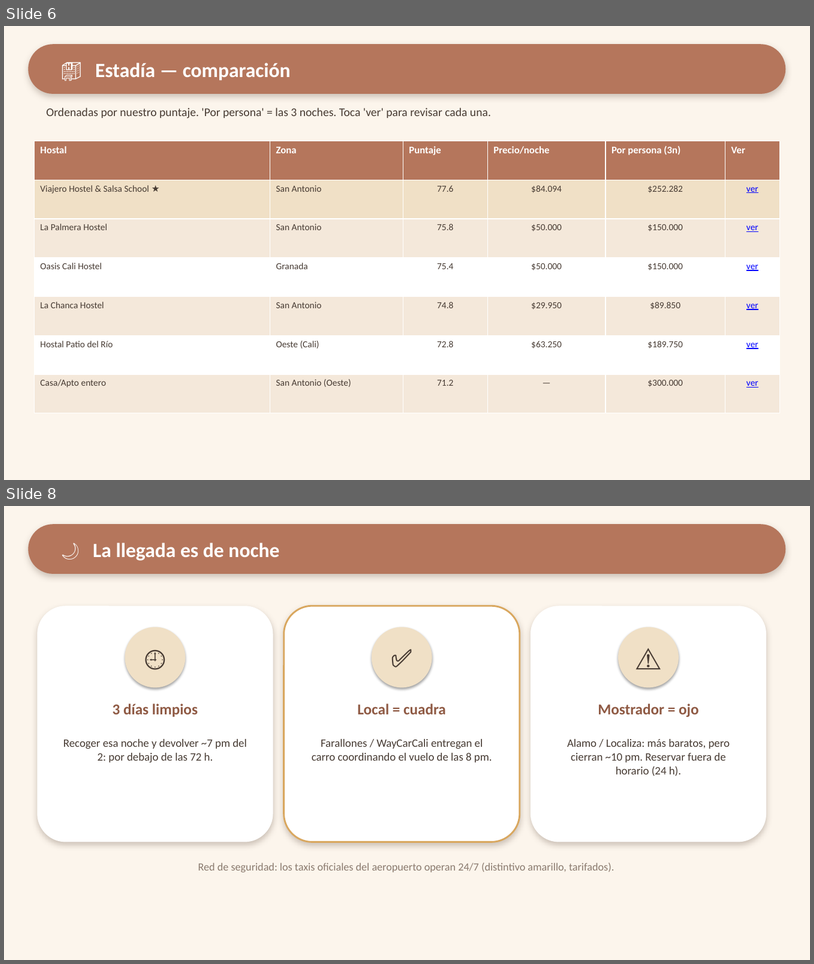
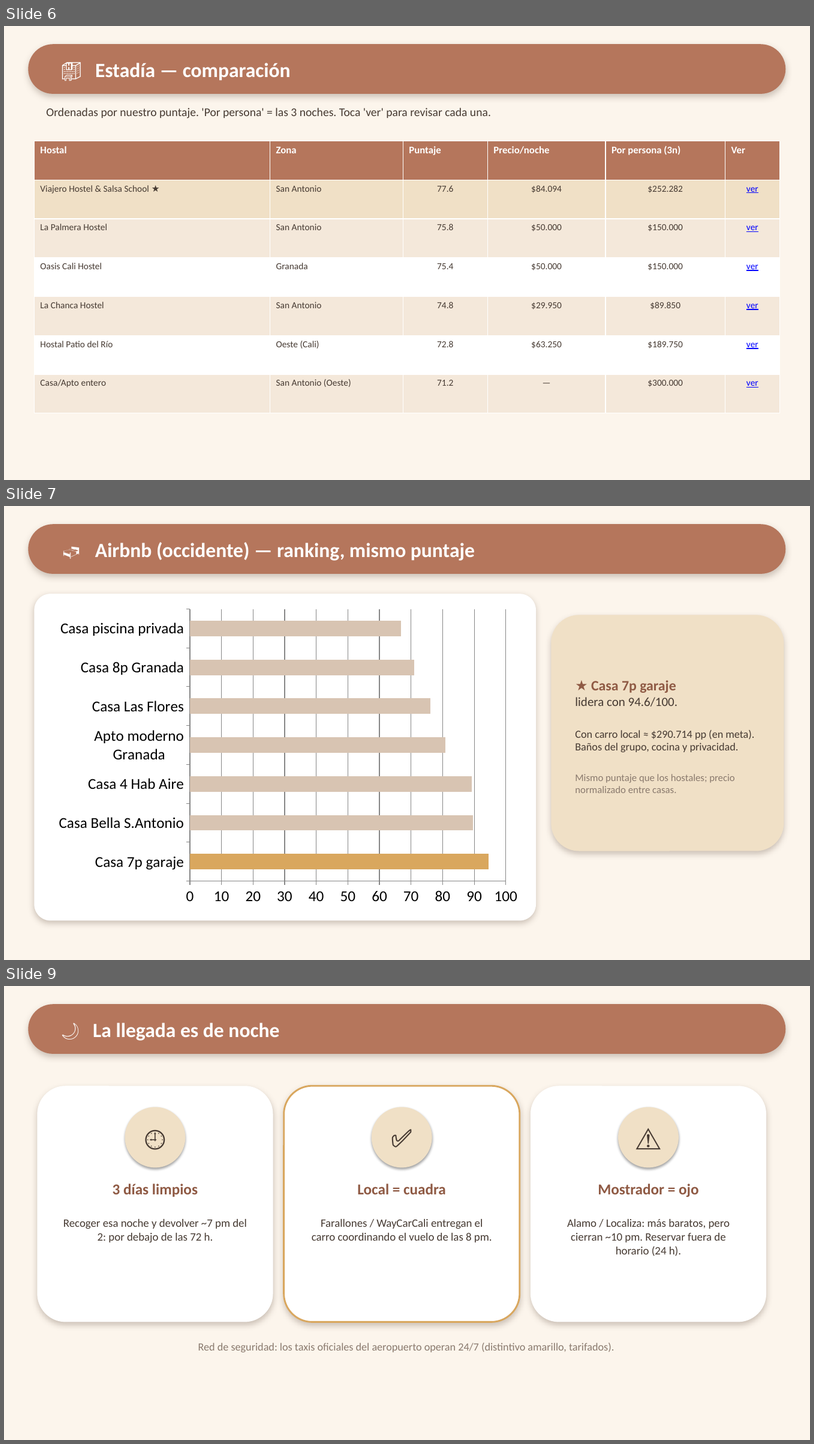
Before and after one commit to ClearNote97/paseo-mini-boom-en-cali, a slide deck: output/Mini-Boom-en-Cali_Presentacion.pptx. Shown one above the other, each under a label of ours: slides 6 and 8 before the commit, slides 6, 7 and 9 after it; the slides between them are not shown. The pictures are 814x964 and 814x1444 pixels, drawn with LibreOffice and Linux fonts; fonts in the diff are those of the drawing. Boxes give left, top, right and bottom in pixels: in the first picture for what was removed or moved away, otherwise in the second. Text is boxed around its words. In the diff, an @@ line names an element or a change of style, - is before the commit and + after.

Commit message:
Airbnb: rebúsqueda en el occidente + mismo puntaje 0–100 (ranking separado) con gráfico
- Rebarrido de casas/aptos enteros en el occidente / zona de actividades (El Peñón,
  Granada, Santa Teresita, San Antonio); scroll para cargar más y captura de rating.
  explora_fichas_airbnb.py saca amenidades (aire/piscina/parqueadero) tras recortar el
  carrusel de 'similares' que contaminaba la detección.
- Se aplica a las casas el MISMO puntaje 0–100 que a los hostales (seguridad 30/amenidades 20/
  precio 20/cercanía 12/parq 10/social 8) en un ranking SEPARADO: precio normalizado dentro
  del set Airbnb. Los hostales quedan 100% intactos.
- Referencia visual: gráfico de barras del ranking Airbnb en la presentación (estilo igual al
  de hostales) + columna Puntaje en informe/Excel/PDF. Se quita el título espurio 'v' de ambos
  gráficos (has_title=False).
- Top: 1º Casa 7p con garaje (94.6), 2º Casa Bella bohemia San Antonio (89.7), 3º Casa 4 Hab
  Aire (89.2). Mejor casa + carro local ≈ $290.714 pp (DENTRO).
- Actualiza D-005 (v2) en la bitácora y el diccionario de datos.

```diff
--- a/output/Mini-Boom-en-Cali_Presentacion.pptx
+++ b/output/Mini-Boom-en-Cali_Presentacion.pptx
@@ slide 7 added at bbox=[4, 506, 810, 960], background #FCF5EC @@
@@ rounded rectangle added at bbox=[28, 524, 786, 574], fill #B5765C @@
@@ text added at bbox=[95, 542, 475, 561], 24 pt, text #FFFFFF, bold @@
+🛏️ Airbnb (occidente) — ranking, mismo puntaje
@@ rounded rectangle added at bbox=[34, 594, 536, 921], fill #FFFFFF @@
@@ bar chart added at bbox=[50, 603, 527, 912] @@
+categories: Casa 7p garaje, Casa Bella S.Antonio, Casa 4 Hab Aire, Apto moderno Granada, Casa Las Flores, Casa 8p Granada, Casa piscina privada
+Series 1: 95, 90, 89, 81, 76, 71, 67
@@ rounded rectangle added at bbox=[551, 615, 785, 851], fill #F0E0C6 @@
@@ text added at bbox=[575, 680, 755, 793], 13 pt, text #463A32 @@
+★ Casa 7p garaje
+lidera con 94.6/100.
+Con carro local ≈ $290.714 pp (en meta). Baños del grupo, cocina y privacidad.
+Mismo puntaje que los hostales; precio normalizado entre casas.
@@ what was slide 8 is now slide 9 @@
```
Also in this commit, not shown: 2 slides changed, 8 other files.
